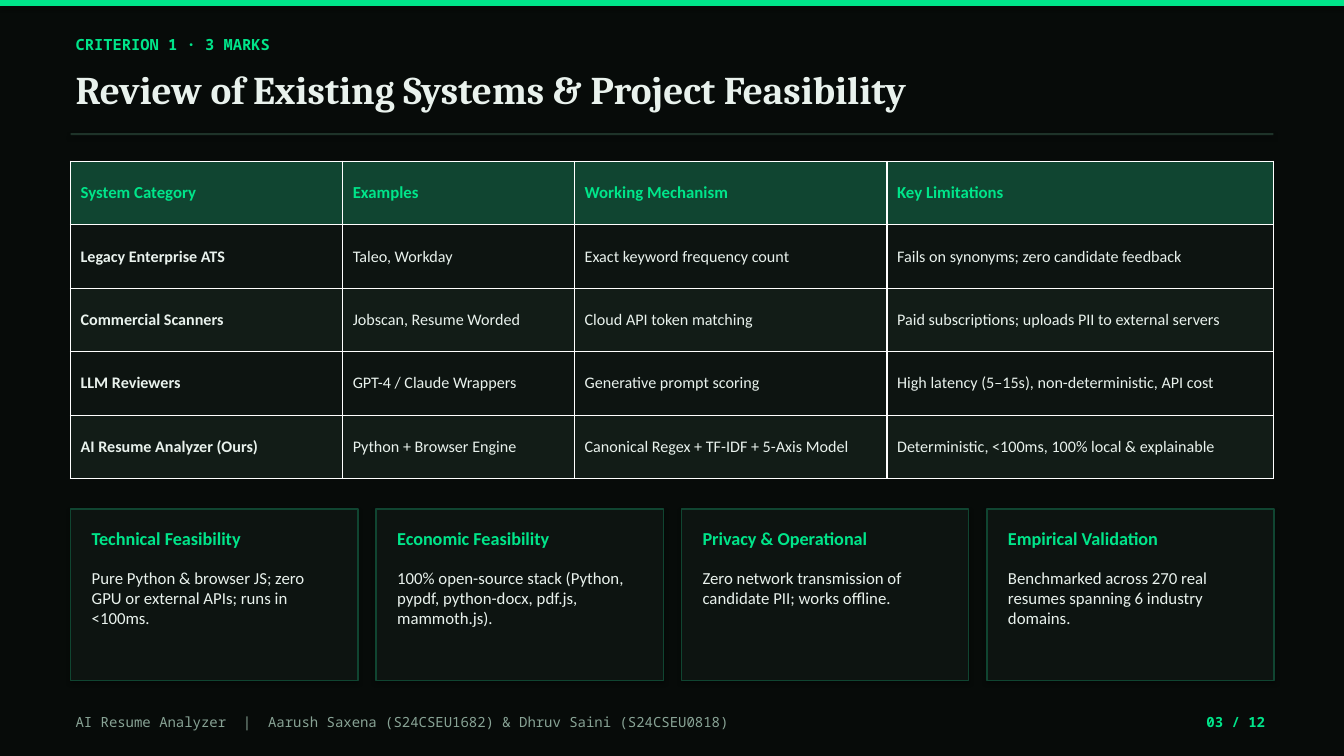
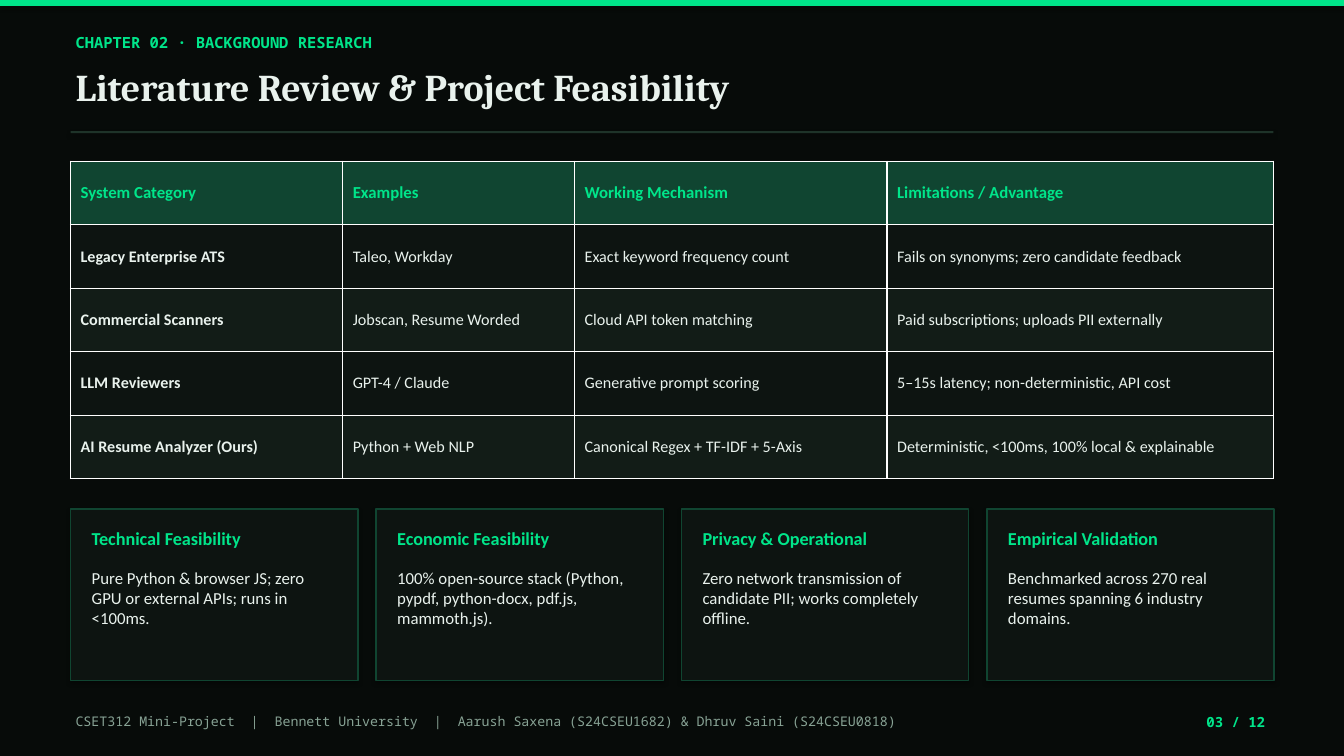
Before and after one commit to dhruvsaini-code/resume_analyzer, a slide deck: slide 3 of AI_Resume_Analyzer_Presentation.pptx. Drawn at 1344x756 pixels with LibreOffice and Linux fonts; fonts in the diff are those of the drawing. Boxes give left, top, right and bottom in pixels: in the first picture for what was removed or moved away, otherwise in the second. Text is boxed around its words. In the diff, an @@ line names an element or a change of style, - is before the commit and + after.

Commit message:
Update PowerPoint presentation with CSET312 alignment and embedded diagrams

```diff
--- a/AI_Resume_Analyzer_Presentation.pptx
+++ b/AI_Resume_Analyzer_Presentation.pptx
@@ text at [76,37,372,48]: text changed @@
-CRITERION 1 · 3 MARKS
+CHAPTER 02 · BACKGROUND RESEARCH
@@ text at [76,74,729,110]: text changed; size 28 to 27 pt @@
-Review of Existing Systems & Project Feasibility
+Literature Review & Project Feasibility
@@ table at [71,161,1273,479] @@
-row 1, column 4: Key Limitations
+row 1, column 4: Limitations / Advantage
-row 3, column 4: Paid subscriptions; uploads PII to external servers
+row 3, column 4: Paid subscriptions; uploads PII externally
-row 4, column 2: GPT-4 / Claude Wrappers
+row 4, column 2: GPT-4 / Claude
-row 4, column 4: High latency (5–15s), non-deterministic, API cost
+row 4, column 4: 5–15s latency; non-deterministic, API cost
-row 5, column 2: Python + Browser Engine
+row 5, column 2: Python + Web NLP
-row 5, column 3: Canonical Regex + TF-IDF + 5-Axis Model
+row 5, column 3: Canonical Regex + TF-IDF + 5-Axis
@@ text at [703,572,918,624]: text changed @@
-Zero network transmission of candidate PII; works offline.
+Zero network transmission of candidate PII; works completely offline.
@@ text at [76,716,896,729]: text changed; size 10 to 9.5 pt @@
-AI Resume Analyzer | Aarush Saxena (S24CSEU1682) & Dhruv Saini (S24CSEU0818)
+CSET312 Mini-Project | Bennett University | Aarush Saxena (S24CSEU1682) & Dhruv Saini (S24CSEU0818)
```
Also in this commit, not shown: 10 other slides changed, 1 slide added, 1 slide removed.
